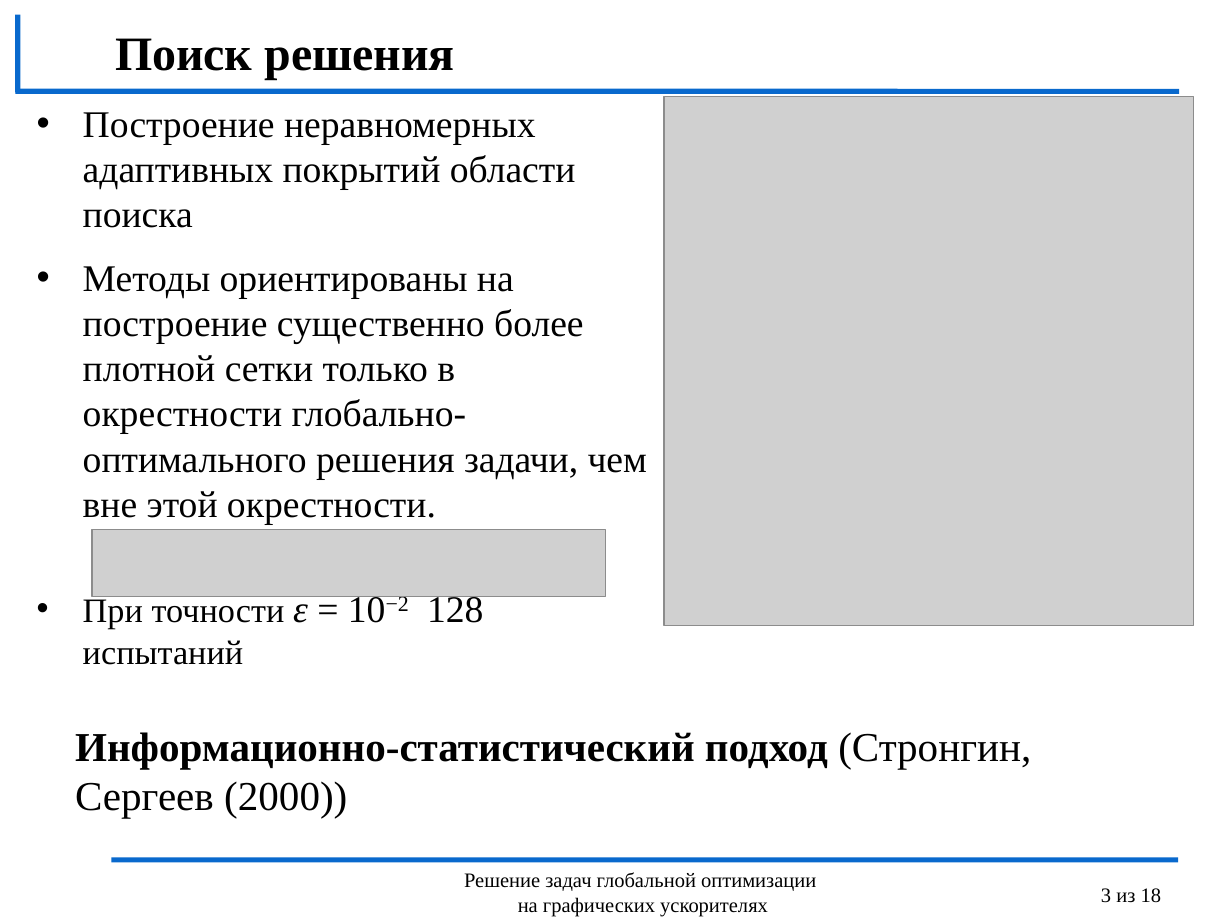
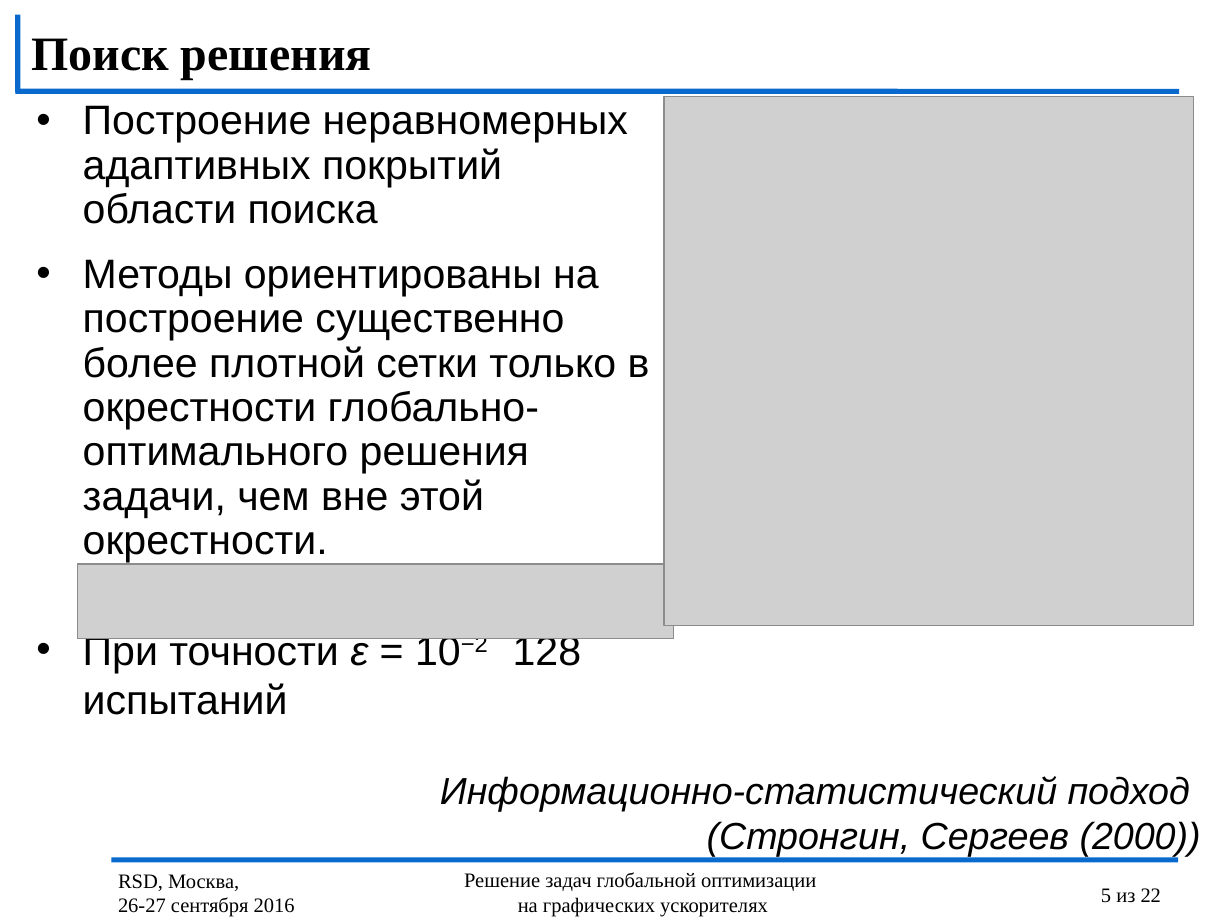
Before and after one commit to kabarkalov/GlobOptPapers, a slide deck: slide 5 of 2016/RSD/RSD_Lebedev.pptx (slide 3 before the commit). Drawn at 1232x924 pixels with LibreOffice and Linux fonts; fonts in the diff are those of the drawing; grey boxes stand for pictures; background and template pictures are left out. Boxes give left, top, right and bottom in pixels: in the first picture for what was removed or moved away, otherwise in the second. Text is boxed around its words. In the diff, an @@ line names an element or a change of style, - is before the commit and + after.

```diff
--- a/2016/RSD/RSD_Lebedev.pptx
+++ b/2016/RSD/RSD_Lebedev.pptx
@@ title "Поиск решения": place and size @@
-title "Поиск решения" at (115, 38, 454, 80)
+title "Поиск решения" at (32, 38, 371, 80)
@@ text "Построение неравномерных адаптивных покрытий области ..." at (83, 105, 650, 715): size 22 to 24 pt, font Times New Roman to Arial; size 20 to 24 pt in "При точности испытаний"; line spacing 1 to 0.9; more space between paragraphs @@
@@ picture removed at (92, 530, 606, 596) @@
@@ picture added at (78, 564, 674, 639) @@
@@ text at (440, 776, 1201, 856): text changed; size 24 to 22 pt; font Times New Roman to Arial; bold off; italic on @@
-Информационно-статистический подход (Стронгин, Сергеев (2000))
+Информационно-статистический подход
+(Стронгин, Сергеев (2000))
@@ text added at (118, 874, 295, 917), 12 pt, text #000000 @@
+RSD, Москва,
+26-27 сентября 2016
@@ page number at (1101, 888, 1161, 903): text changed @@
-3 из 18
+5 из 22
```
Also in this commit, not shown: 17 other slides changed, 4 slides added.
